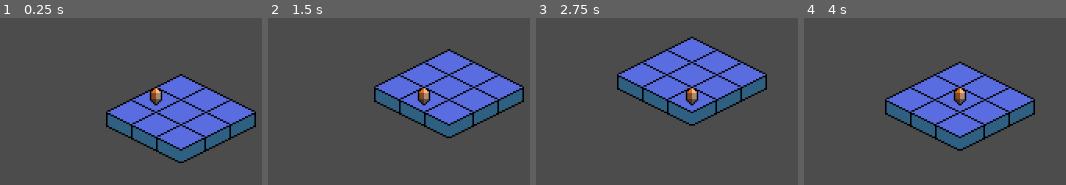
Above: before the commit, frames 1-4 (left to right).
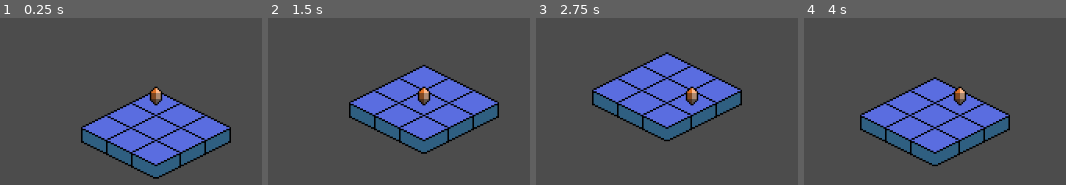
Above: after the commit, the same moments.

Repository: navisraditya/IDJCSUI
Game: Godot game, scene res://Scenes/Testing/Testing.tscn
The game is run twice, just before and just after one commit, with the same random seed, the same clock (stepped at 60 frames per second) and the same inputs. The project has no main scene, so this scene is started directly.
Inputs:
- Up to frame 1 (0.25 s): no input
- Up to frame 2 (1.5 s): tap Enter at 0.5 s; hold Right (ui_right) 0.53-1.28 s; tap Space at 1.25 s; hold Down (ui_down) from 1.28 s (still down)
- Up to frame 3 (2.75 s): tap Enter at 2 s; release Down (ui_down) at 2.03 s; hold Right (ui_right) from 2.03 s (still down)
- Up to frame 4 (4 s): tap Space at 2.75 s; release Right (ui_right) at 2.78 s; hold Up (ui_up) 2.78-3.53 s; tap Enter at 3.5 s; hold Left (ui_left) from 3.53 s (still down)

The runs differ from the first frame. In frame 1, 17% of the frame differs, in the area x 30-98%, y 33-97%; in frame 2, 17%; in frame 3, 17%, in the area x 21-89%, y 11-74%; in frame 4, 17%.

Commit message:
movement refined

Diff:
--- a/Scenes/Player/PlayerMovement.gd
+++ b/Scenes/Player/PlayerMovement.gd
@@ -33,8 +33,7 @@
 func move_player():
 	var new_pos = self.position + (dir * cell_size/2)
 	var con_pos = convert_pos(new_pos)
-	var grid_pos = tilemap.world_to_map(con_pos)  # Convert isometric position to grid position
-	var tile_id = tilemap.get_cell(grid_pos.x, grid_pos.y)
+	var tile_id = tilemap.check_tile_id(con_pos)
 
 	if tile_id in tilemap.walkable_tile_id:
 		self.position = new_pos
--- a/Scenes/Testing/Testing.tscn
+++ b/Scenes/Testing/Testing.tscn
@@ -37,8 +37,8 @@
 tile_set = SubResource( 2 )
 cell_size = Vector2( 32, 16 )
 format = 1
-tile_data = PoolIntArray( -65536, 0, 0, -65535, 0, 0, -65534, 0, 0, 0, 0, 0, 1, 0, 0, 2, 0, 0, 65536, 0, 0, 65537, 0, 0, 65538, 0, 0 )
+tile_data = PoolIntArray( 0, 0, 0, 1, 0, 0, 2, 0, 0, 65536, 0, 0, 65537, 0, 0, 65538, 0, 0, 131072, 0, 0, 131073, 0, 0, 131074, 0, 0 )
 script = ExtResource( 1 )
 
 [node name="Player" parent="." instance=ExtResource( 2 )]
-position = Vector2( 0, 6 )
+position = Vector2( 0, 11 )
--- a/Scenes/Testing/TileMap.gd
+++ b/Scenes/Testing/TileMap.gd
@@ -3,7 +3,12 @@
 var walkable_tile_id = [0]
 
 func check_tile_id(pos: Vector2):
+	var iso_pos = cartesian_to_isometric(pos)
 	return get_cellv(pos)
 
+func cartesian_to_isometric(pos: Vector2):
+	var iso_x = (pos.x - pos.y) / 2
+	var iso_y = (pos.x + pos.y) / 2
+	return Vector2(iso_x, iso_y)
 
 # reference: https://www.youtube.com/watch?v=YAT-1S-78ms
Binary file changed: Assets/Image/tester_tile.png
